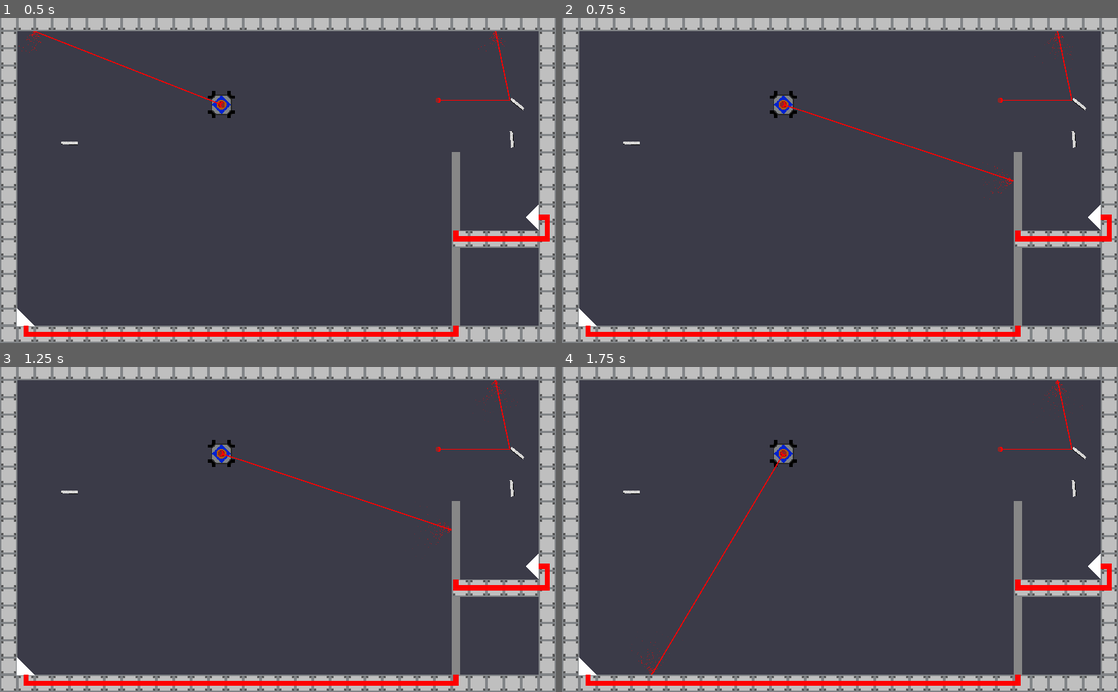
Above: before the commit, frames 1-4 (two rows, left to right).
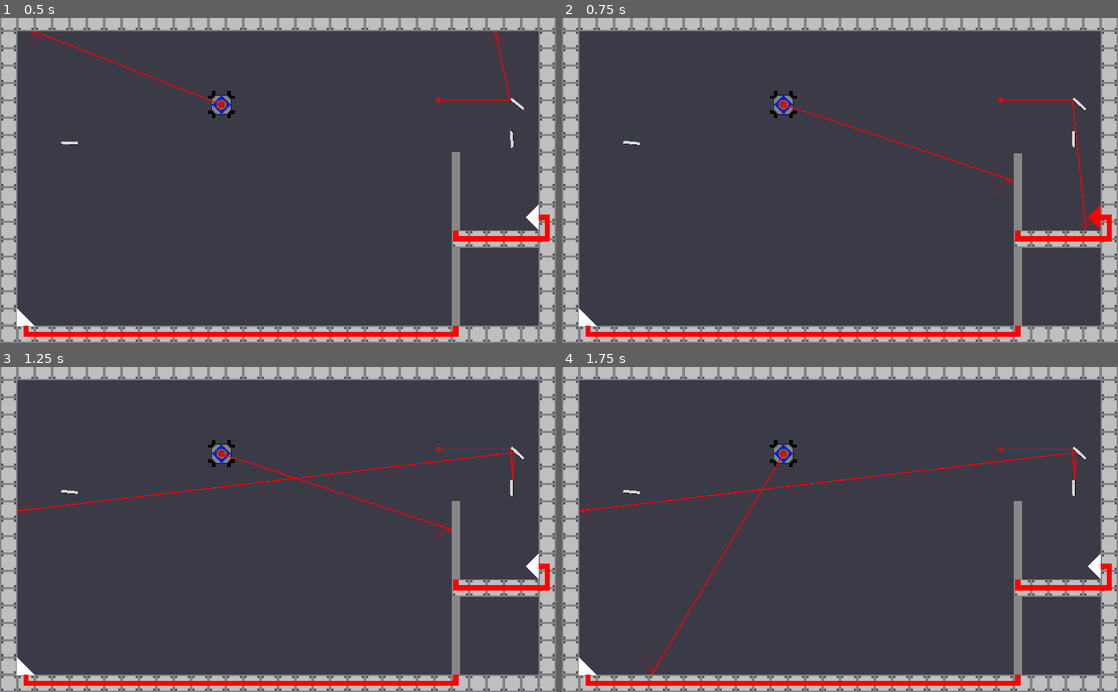
Above: after the commit, the same moments.

Repository: Call-Me-Sir/Calan-Game2021
Game: Godot game, scene res://Level 1.tscn
Same seed, same stepped clock (60 frames per second), same inputs: the game is played once before the commit and once after it.
Inputs (mouse positions are in pixels of both pictures, inside the frame that each line leads up to):
- Up to frame 1 (0.5 s): no input
- Up to frame 2 (0.75 s): tap Enter at 0.5 s; move the mouse to (962, 164) at 0.52 s; hold E (Contraptionright, bound only after the commit) from 0.53 s (still down); click (962, 164) at 0.67 s
- Up to frame 3 (1.25 s): keep holding E (Contraptionright, bound only after the commit)
- Up to frame 4 (1.75 s): move the mouse to (728, 545) at 1.27 s; release E (Contraptionright, bound only after the commit) at 1.28 s; hold Ctrl (slowdown) from 1.28 s (still down); click (728, 545) at 1.42 s

Frame 1 is identical in both runs. In frame 2, 0.3% of the frame differs, in the area x 11-99%, y 4-66%; in frame 3, 0.5%; in frame 4, 0.5%, in the area x 3-95%, y 4-52%.

Commit message:
Laser changes. Not quite working yet

Diff:
--- a/RayArray/LaserExperiment.tscn
+++ b/RayArray/LaserExperiment.tscn
@@ -65,6 +65,7 @@
 position = Vector2( -1, 0 )
 rotation = 1.57079
 shape = SubResource( 5 )
+disabled = true
 
 [node name="Area2D" type="Area2D" parent="."]
 
--- a/RayArray/NewRedLaser.gd
+++ b/RayArray/NewRedLaser.gd
@@ -21,8 +21,12 @@
 	if get_parent().name == "Playerspaceshipkinematic":# or Input.is_mouse_button_pressed(BUTTON_LEFT):
 		$RedLaserSprite.rotation = get_local_mouse_position().angle()
 		ray.cast_to = (get_global_mouse_position()-line.global_position).normalized()* 1000
+		$CollisionShape2D.disabled = true
+	#elif $Area2D.get_overlapping_areas().get_parent().name == "Playerspaceshipkinematic":
+	#	$CollisionShape2D.disabled = true
 	else:
 		ray.cast_to = Vector2(1000,0).rotated($RedLaserSprite.rotation)
+		#$CollisionShape2D.disabled = false
 	var prev = null
 	var bounces = 0
 	ray.force_raycast_update()
--- a/RayArray/Playerspaceshipkinematic.tscn
+++ b/RayArray/Playerspaceshipkinematic.tscn
@@ -24,9 +24,14 @@
 "name": "Small Right",
 "speed": 5.0
 }, {
-"frames": [ ExtResource( 13 ) ],
+"frames": [ ExtResource( 9 ) ],
 "loop": false,
-"name": "Full Up",
+"name": "Full Right",
+"speed": 5.0
+}, {
+"frames": [ ExtResource( 11 ) ],
+"loop": false,
+"name": "Small Up",
 "speed": 5.0
 }, {
 "frames": [ null, ExtResource( 5 ), ExtResource( 6 ), ExtResource( 7 ), ExtResource( 8 ) ],
@@ -34,20 +39,15 @@
 "name": "Thrust Right",
 "speed": 15.0
 }, {
-"frames": [ ExtResource( 11 ) ],
-"loop": false,
-"name": "Small Up",
-"speed": 5.0
-}, {
-"frames": [ ExtResource( 9 ) ],
-"loop": false,
-"name": "Full Right",
-"speed": 5.0
-}, {
 "frames": [ null, ExtResource( 4 ), ExtResource( 15 ), ExtResource( 14 ), ExtResource( 12 ) ],
 "loop": false,
 "name": "Thrust Up",
 "speed": 15.0
+}, {
+"frames": [ ExtResource( 13 ) ],
+"loop": false,
+"name": "Full Up",
+"speed": 5.0
 } ]
 
 [sub_resource type="CircleShape2D" id=2]
@@ -57,8 +57,8 @@
 radius = 1.0
 
 [node name="Playerspaceshipkinematic" type="KinematicBody2D"]
-collision_layer = 0
-collision_mask = 0
+collision_layer = 4
+collision_mask = 4
 script = ExtResource( 2 )
 
 [node name="SpaceshipSprite" type="Sprite" parent="."]
@@ -66,7 +66,6 @@
 
 [node name="Spaceship Edges" type="CollisionPolygon2D" parent="."]
 polygon = PoolVector2Array( -25, -17, -25, -11, -19, -11, -19, 11, -25, 11, -25, 17, -19, 17, -19, 19, -17, 19, -17, 25 …(233 unchanged characters)…
-disabled = true
 one_way_collision_margin = 0.0
 
 [node name="SpaceshipThrust" type="AnimatedSprite" parent="."]
--- a/RayArray/Scripts/Playerspaceshipkinematic.gd
+++ b/RayArray/Scripts/Playerspaceshipkinematic.gd
@@ -26,10 +26,16 @@
 	friction = f
 
 #Mr Smith version of deploycheck
-func reparent_object(object):
+func reparent_object():
 	var local_objects = $PickupArea.get_overlapping_bodies()
-	if object in local_objects:
-		if object.is_in_group("Pickupable") and object.pickupable == true:
+	local_objects.erase(self)
+	print(local_objects)
+	var closest_object = local_objects[0]
+	for close_object in local_objects:
+		if close_object.global_position.distance_to(global_position) < closest_object.global_position.distance_to(global_position):
+			closest_object = close_object
+		var object = closest_object.get_parent()
+		if object.is_in_group("Pickupable"):
 			var new = object.duplicate()
 			new.position.x = 0
 			new.position.y = 0
@@ -60,7 +66,7 @@
 			remove_child($Mirror)
 		#Put more optical contraptions here
 		else:
-			reparent_object(mouse_object)
+			reparent_object()
 
 
 func thrust_animation():
@@ -147,11 +153,13 @@
 
 
 func _on_MouseArea_area_entered(area):
-	mouse_object = area.get_parent()
-	print(mouse_object) # Replace with function body.
+	pass
+	#mouse_object = area.get_parent()
+	#print(mouse_object) # Replace with function body.
 
 
 
 func _on_MouseArea_area_exited(_area):
-	mouse_object = null
-	print(mouse_object) # Replace with function body.
+	pass
+	#mouse_object = null
+	#print(mouse_object) # Replace with function body.
--- a/RayArray/project.godot
+++ b/RayArray/project.godot
@@ -61,12 +61,12 @@
 }
 Contraptionleft={
 "deadzone": 0.5,
-"events": [ Object(InputEventKey,"resource_local_to_scene":false,"resource_name":"","device":0,"alt":false,"shift":false,"control":false,"meta":false,"command":false,"pressed":false,"scancode":16777231,"unicode":0,"echo":false,"script":null)
+"events": [ Object(InputEventKey,"resource_local_to_scene":false,"resource_name":"","device":0,"alt":false,"shift":false,"control":false,"meta":false,"command":false,"pressed":false,"scancode":81,"unicode":0,"echo":false,"script":null)
  ]
 }
 Contraptionright={
 "deadzone": 0.5,
-"events": [ Object(InputEventKey,"resource_local_to_scene":false,"resource_name":"","device":0,"alt":false,"shift":false,"control":false,"meta":false,"command":false,"pressed":false,"scancode":16777233,"unicode":0,"echo":false,"script":null)
+"events": [ Object(InputEventKey,"resource_local_to_scene":false,"resource_name":"","device":0,"alt":false,"shift":false,"control":false,"meta":false,"command":false,"pressed":false,"scancode":69,"unicode":0,"echo":false,"script":null)
  ]
 }
 Deploy&Pickup={
